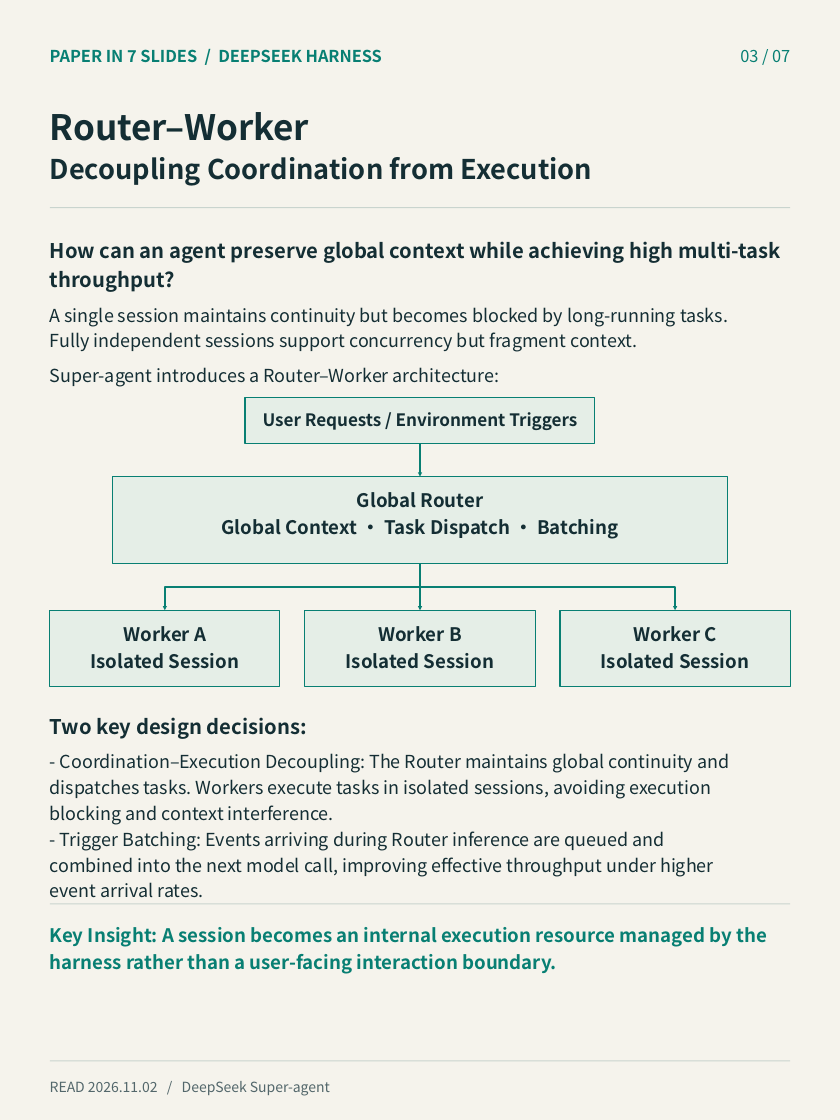
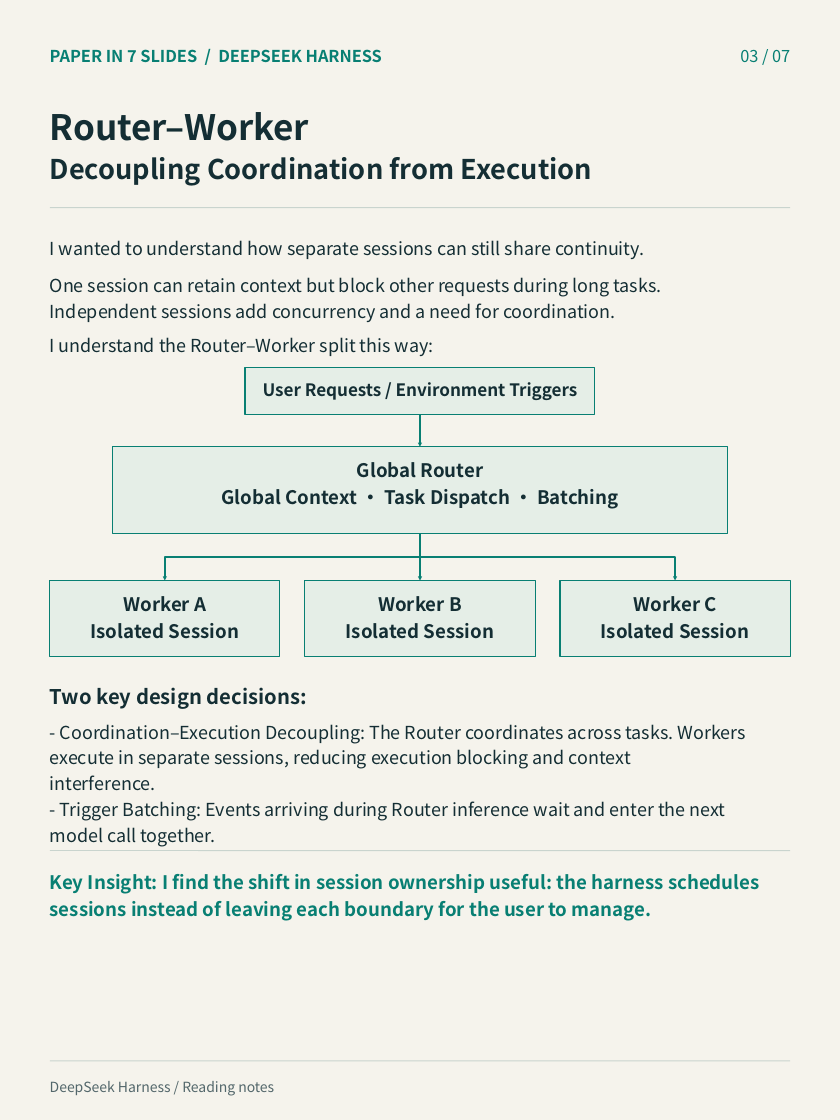
Before and after one commit to QiaohuiGao/qiaohui-portfolio, a slide deck: slide 3 of assets/field-notes/superagent/slides.en.pptx. Drawn at 840x1120 pixels with LibreOffice and Linux fonts; fonts in the diff are those of the drawing. Boxes give left, top, right and bottom in pixels: in the first picture for what was removed or moved away, otherwise in the second. Text is boxed around its words. In the diff, an @@ line names an element or a change of style, - is before the commit and + after.

```diff
--- a/assets/field-notes/superagent/slides.en.pptx
+++ b/assets/field-notes/superagent/slides.en.pptx
@@ text at (50, 240, 644, 259): text changed; size 19.5 to 17.2 pt; bold off @@
-How can an agent preserve global context while achieving high multi-task
-throughput?
+I wanted to understand how separate sessions can still share continuity.
@@ text at (50, 277, 661, 322): text changed @@
-A single session maintains continuity but becomes blocked by long-running tasks.
-Fully independent sessions support concurrency but fragment context.
+One session can retain context but block other requests during long tasks.
+Independent sessions add concurrency and a need for coordination.
@@ text at (50, 337, 434, 356): text changed @@
-Super-agent introduces a Router–Worker architecture:
+I understand the Router–Worker split this way:
@@ 6 texts, 5 rectangles, 2 arrows, 2 elbow arrows: place and size @@
-6 texts, 5 rectangles, 2 arrows, 2 elbow arrows at (50, 397, 790, 739)
+6 texts, 5 rectangles, 2 arrows, 2 elbow arrows at (50, 367, 790, 709)
@@ text at (50, 724, 746, 847): text changed @@
-- Coordination–Execution Decoupling: The Router maintains global continuity and
-dispatches tasks. Workers execute tasks in isolated sessions, avoiding execution
-blocking and context interference.
-- Trigger Batching: Events arriving during Router inference are queued and
-combined into the next model call, improving effective throughput under higher
-event arrival rates.
+- Coordination–Execution Decoupling: The Router coordinates across tasks. Workers
+execute in separate sessions, reducing execution blocking and context
+interference.
+- Trigger Batching: Events arriving during Router inference wait and enter the next
+model call together.
@@ line moved from (50, 904) - (790, 904) to (50, 850) - (790, 850) @@
@@ text at (50, 874, 760, 921): text changed @@
-Key Insight: A session becomes an internal execution resource managed by the
-harness rather than a user-facing interaction boundary.
+Key Insight: I find the shift in session ownership useful: the harness schedules
+sessions instead of leaving each boundary for the user to manage.
@@ text at (50, 1081, 274, 1096): text changed @@
-READ 2026.11.02 / DeepSeek Super-agent
+DeepSeek Harness / Reading notes
```
Also in this commit, not shown: 5 other slides changed, 1 slide added, 1 slide removed, 9 other files.
